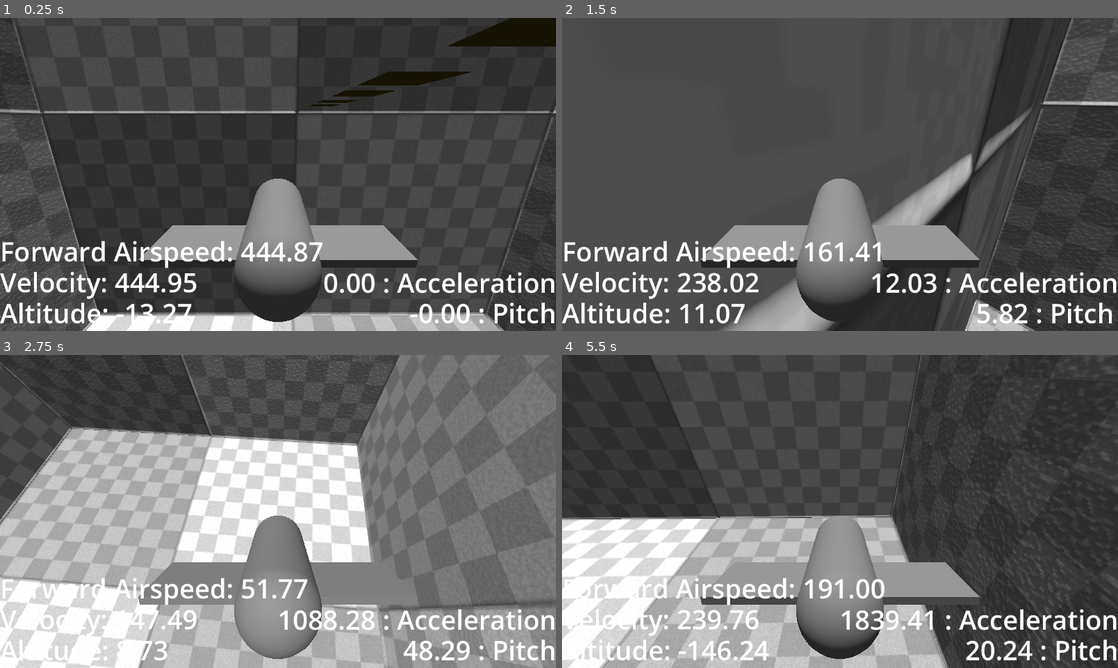
Above: before the commit, frames 1-4 (two rows, left to right).
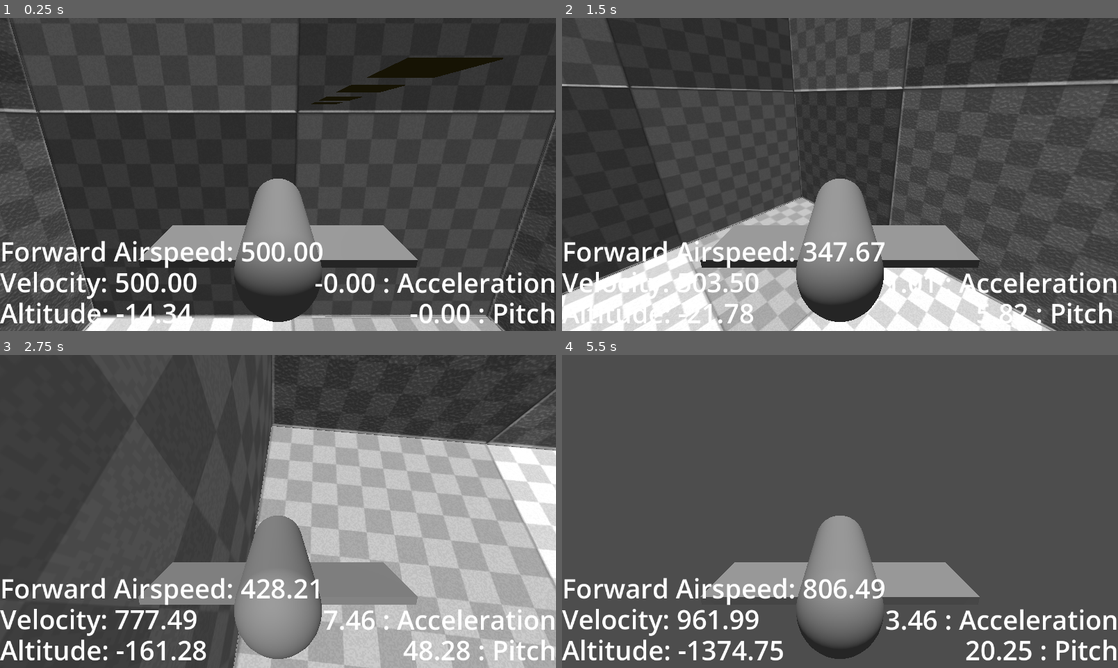
Above: after the commit, the same moments.

Repository: BeegFloppa15/Project_Airdrifter
Game: Godot game, scene res://Scenes/Levels/testing_scene_1.tscn
Two runs of this game, one before a commit and one after it. Both use one fixed random seed, a clock stepped at 60 frames per second and the inputs below.
Inputs:
- Up to frame 1 (0.25 s): no input
- Up to frame 2 (1.5 s): hold D (bank_right) 0.53-1.28 s; hold W (pitch_down) from 1.28 s (still down)
- Up to frame 3 (2.75 s): release W (pitch_down) at 2.03 s; hold D (bank_right) from 2.03 s (still down)
- Up to frame 4 (5.5 s): release D (bank_right) at 2.78 s; hold S (pitch_up) 2.78-3.53 s; hold A (bank_left) 3.53-5.03 s; hold W (pitch_down) from 5.03 s (still down)

The runs differ from the first frame. In frame 1, 6.6% of the frame differs, in the area x 0-100%, y 0-100%; in frame 2, 34%; in frame 3, 67%; in frame 4, 43%.

Commit message:
Began new glider script, need to adjust so that we record old velocity values at the end of physics process or something like that

Diff:
--- /dev/null
+++ b/airdrifter-v1/Gliders/ElytraGlider2.gd
@@ -0,0 +1,99 @@
+extends RigidBody3D
+class_name ElytraGlider2
+
+## If checked off, the scene will be displayed through the attatched camera
+@export var use_this_cam: bool = false
+@export var rotation_torque: float = 400
+#@export var angle_acceleration_curve: Curve
+var forward_dir: Vector3
+@export var forward_velocity: Vector3
+@export var acceleration : float = 0.0
+@export var minimum_speed : float = 50
+
+func _ready() -> void:
+	if use_this_cam:
+		$"3rdPerCamera".make_current()
+	else:
+		$"3rdPerCamera".queue_free()
+
+func _physics_process(delta: float) -> void:
+	## Forward direction of travel
+	#var forward_local_axis: Vector3 = Vector3(0, 0, 1)
+	#forward_dir = (global_transform.basis * forward_local_axis).normalized()
+	#var delta_pitch = rotation.x * -1.0
+	#var delta_yaw = rotation.y * -1.0
+	#
+	## Measuring Forward Velocity
+	#forward_velocity = linear_velocity.project(forward_dir)
+	#
+	##Change the roll of the glider, and UPDATING forward direction
+	handle_input()
+	#forward_dir = (global_transform.basis * forward_local_axis).normalized()
+	#delta_pitch += rotation.x
+	#delta_yaw += rotation.y
+	#print(delta_pitch)
+	#print(delta_yaw)
+	#
+	## Determining Acceleration value based on pitch
+	##dot > 0 means glider pointed down
+	##dot < 0 means glider pointed up
+	#acceleration = Vector3.UP.dot(forward_dir) * -10
+	#var acceleration_vector = Vector3(forward_dir) * acceleration
+
+	# Chaning the direction of linear velocity
+	#state.linear_velocity -= forward_velocity
+	#var new_forward_velocity = Vector3(forward_dir) * forward_velocity.length()
+	#new_forward_velocity += acceleration_vector
+	#state.linear_velocity += new_forward_velocity
+	#
+	#state.apply_central_force(find_lift(new_forward_velocity))
+
+
+func _integrate_forces(state: PhysicsDirectBodyState3D) -> void:
+	# Forward direction of travel
+	var forward_local_axis: Vector3 = Vector3(0, 0, 1)
+	forward_dir = (global_transform.basis * forward_local_axis).normalized()
+	var delta_pitch = rotation.x * -1.0
+	var delta_yaw = rotation.y * -1.0
+
+	# Measuring Forward Velocity
+	forward_velocity = state.linear_velocity.project(forward_dir)
+
+	#Change the roll of the glider, and UPDATING forward direction
+	#handle_input(state)
+	forward_dir = (global_transform.basis * forward_local_axis).normalized()
+
+
+	# Determining Acceleration value based on pitch
+	#dot > 0 means glider pointed down
+	#dot < 0 means glider pointed up
+	acceleration = Vector3.UP.dot(forward_dir) * -10
+	var acceleration_vector = Vector3(forward_dir) * acceleration
+
+	# Chaning the direction of linear velocity
+	state.linear_velocity -= forward_velocity
+	var new_forward_velocity = Vector3(forward_dir) * forward_velocity.length()
+	new_forward_velocity += acceleration_vector
+	state.linear_velocity += new_forward_velocity
+
+	state.apply_central_force(find_lift(new_forward_velocity))
+
+func find_lift(forward_velocity: Vector3):
+	var max_lift = 30.0;
+	var up_dir = forward_velocity.normalized().rotated((global_transform.basis * Vector3(-1, 0, 0)).normalized(), deg_to_rad(90))
+	var lift_force = min(forward_velocity.length() * 0.7, max_lift)
+	return up_dir * lift_force
+
+func handle_input():
+	# Player Input to handle glider direction
+	if Input.is_action_pressed("bank_left"):
+		apply_torque(Vector3(0, 1, 0) * rotation_torque)
+	if Input.is_action_pressed("bank_right"):
+		apply_torque(Vector3(0, -1, 0) * rotation_torque)
+
+	# Player input to handle chaning pitch
+	var left_vector = (global_transform.basis * Vector3.MODEL_LEFT).normalized()
+	if Input.is_action_pressed("pitch_down"):
+		apply_torque(left_vector * rotation_torque)
+	if Input.is_action_pressed("pitch_up"):
+		apply_torque(left_vector * rotation_torque * -1.0)
--- a/airdrifter-v1/Gliders/glider_v_1.tscn
+++ b/airdrifter-v1/Gliders/glider_v_1.tscn
@@ -1,15 +1,10 @@
-[gd_scene load_steps=9 format=3 uid="uid://daa4md30g68ha"]
+[gd_scene load_steps=8 format=3 uid="uid://daa4md30g68ha"]
 
-[ext_resource type="Script" uid="uid://0tq0ygneolc" path="res://Scripts/Elytra_Glider.gd" id="1_fv0t4"]
+[ext_resource type="Script" uid="uid://cg1klm3q47wam" path="res://Gliders/ElytraGlider2.gd" id="1_fv0t4"]
 
 [sub_resource type="PhysicsMaterial" id="PhysicsMaterial_eub4b"]
 bounce = 0.02
 absorbent = true
-
-[sub_resource type="Curve" id="Curve_fv0t4"]
-_limits = [-1.0, 1.0, -1.0, 1.0]
-_data = [Vector2(-1, 1), 0.0, -1.0, 0, 1, Vector2(1, -1), -1.0, -0.931224, 1, 1]
-point_count = 2
 
 [sub_resource type="BoxMesh" id="BoxMesh_5gnin"]
 size = Vector3(1, 0.135, 4)
@@ -32,8 +27,6 @@
 linear_damp_mode = 1
 angular_damp = 7.0
 script = ExtResource("1_fv0t4")
-angle_acceleration_curve = SubResource("Curve_fv0t4")
-minimum_speed = 100.0
 
 [node name="Mesh" type="Node3D" parent="."]
 
--- a/airdrifter-v1/Scenes/Levels/testing_scene_1.tscn
+++ b/airdrifter-v1/Scenes/Levels/testing_scene_1.tscn
@@ -34,7 +34,6 @@
 [node name="Glider V1" parent="." instance=ExtResource("1_ub46j")]
 transform = Transform3D(1, -2.98023e-08, 0, 2.98023e-08, 1, 0, -1.77636e-15, 0, 1, 37, -14.1304, -25)
 linear_velocity = Vector3(0, 0, 500)
-linear_damp = 0.5
 use_this_cam = true
 
 [node name="Glider V2" parent="." instance=ExtResource("2_hi084")]
@@ -251,7 +250,7 @@
 [node name="Wind Areas" type="Node" parent="."]
 
 [node name="Wind Area" parent="Wind Areas" instance=ExtResource("5_hi084")]
-transform = Transform3D(1, 0, 0, 0, 1, 0, 0, 0, 1, 41, -13, 9)
+transform = Transform3D(1, 0, 0, 0, 1, 0, 0, 0, 1, 176, -13, 9)
 wind_force_magnitude = 500.0
 wind_source_path = NodePath("Marker3D")
 
--- a/airdrifter-v1/Scenes/Levels/testing_scene_2_wind.tscn
+++ b/airdrifter-v1/Scenes/Levels/testing_scene_2_wind.tscn
@@ -1,7 +1,8 @@
-[gd_scene load_steps=6 format=3 uid="uid://dea40058w1g6m"]
+[gd_scene load_steps=8 format=3 uid="uid://dea40058w1g6m"]
 
 [ext_resource type="Material" uid="uid://je3rbvgqmbs1" path="res://Materials/Debug_Cloth_Red.tres" id="1_nrpx1"]
 [ext_resource type="PackedScene" uid="uid://b7q3mc7feqq3s" path="res://Scenes/wind_area.tscn" id="2_44e73"]
+[ext_resource type="Script" uid="uid://ji376dptnunu" path="res://Scripts/TestCharBody.gd" id="3_44e73"]
 
 [sub_resource type="PlaneMesh" id="PlaneMesh_h6064"]
 lightmap_size_hint = Vector2i(4, 27)
@@ -15,6 +16,8 @@
 
 [sub_resource type="CylinderShape3D" id="CylinderShape3D_3lx50"]
 radius = 4.0
+
+[sub_resource type="CapsuleMesh" id="CapsuleMesh_nrpx1"]
 
 [node name="Testing Scene 2 Wind" type="Node"]
 
@@ -102,3 +105,12 @@
 transform = Transform3D(0.5, 0.324419, 0.802965, 0, 0.927184, -0.374607, -0.866025, 0.187303, 0.463592, 2, 0, 0)
 
 [node name="StaticBody3D" type="StaticBody3D" parent="."]
+
+[node name="CharacterBody3D" type="CharacterBody3D" parent="."]
+transform = Transform3D(1, 0, 0, 0, 1, 0, 0, 0, 1, -5, 4, 0)
+motion_mode = 1
+script = ExtResource("3_44e73")
+
+[node name="MeshInstance3D" type="MeshInstance3D" parent="CharacterBody3D"]
+transform = Transform3D(-4.37114e-08, 1, 0, -1, -4.37114e-08, 0, 0, 0, 1, 0, 0, 0)
+mesh = SubResource("CapsuleMesh_nrpx1")
--- a/airdrifter-v1/Scripts/Elytra_Glider.gd
+++ b/airdrifter-v1/Scripts/Elytra_Glider.gd
@@ -48,7 +48,7 @@
 			acceleration = 0
 
 	# If acceleration is lower than some minimum speed, push the plane HORIZONTALLY forward by the min speed
-	if acceleration < minimum_speed and forward_velocity.length() < minimum_speed:
+	if acceleration < minimum_speed:
 		var bruh_vector = Vector3(forward_dir)
 		bruh_vector.y = 0
 		apply_central_force(bruh_vector * actual_min_speed)
--- /dev/null
+++ b/airdrifter-v1/Scripts/TestCharBody.gd
@@ -0,0 +1,11 @@
+extends CharacterBody3D
+
+var rotation_rate = 0.0
+var max_rotation_rate = 30.0
+
+func _process(delta: float) -> void:
+	if Input.is_action_pressed("bank_left"):
+		rotation_rate = lerpf(rotation_rate, max_rotation_rate, 0.1)
+	if Input.is_action_pressed("bank_right"):
+		rotation_rate = lerpf(rotation_rate, max_rotation_rate * -1.0, 0.1)
+	rotate(Vector3.UP, rotation_rate *delta)
--- a/airdrifter-v1/debug_ui.gd
+++ b/airdrifter-v1/debug_ui.gd
@@ -1,6 +1,6 @@
 extends Control
 
-@export var glider_object : ElytraGlider
+@export var glider_object : ElytraGlider2
 
 func _process(delta: float) -> void:
 	$AltitudeLabel.set_text("Altitude: %0.2f" %glider_object.position.y)
Not shown, added: airdrifter-v1/Gliders/ElytraGlider2.gd.uid
Not shown, added: airdrifter-v1/Scripts/TestCharBody.gd.uid
